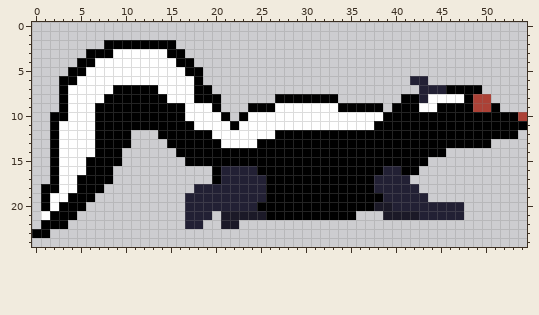
Pixel-art sprite: graphics/images/character/animals/skunk_running2.png. That is the earlier state.
The file is 55x25 pixels.
After the commit:
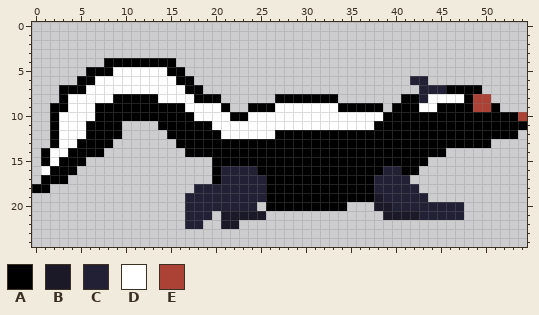
Palette (. is transparent): A #000000  B #1b1927  C #222034  D #ffffff  E #ac4136
Difference:
y 2: x 8..15 AAAAAAAA -> ........
y 3: x 6..16 AAADDDDDDAA -> ...........
y 4: x 5..17 AADDDDDDDDDAA -> ...AAAAAAAA..
y 5: x 4..8 AADDD -> ..AAA; x 15..18 DDAA -> AA..
y 6: x 3..6 AADD -> ..AA; x 16..18 DDA -> AA.
y 7: x 4..5 DD -> AA; x 9..13 AAAAA -> DDDDD; x 17 D -> A; x 19 A -> .
y 8: x 8 A -> D; x 14 A -> D
y 9: x 2 . -> A; x 20..21 A. -> DA
y 10: x 3 A -> D; x 17 D -> A; x 21..22 A. -> DA
y 11: x 6 D -> A; x 10..13 AAAA -> ....; x 18..19 DD -> AA; x 22 A -> D
y 12: x 6 D -> A; x 10 A -> .; x 14 A -> .; x 20 D -> A
y 13: x 5..6 DD -> AA; x 9..10 AA -> ..; x 15 A -> .; x 21..24 DDDD -> AAAA
y 14: x 1..2 .A -> AD; x 4..6 DDD -> AAA; x 8..9 AA -> ..; x 16 A -> .
y 15: x 1..9 .ADDDAAAA -> ADAAA....; x 17..19 AAA -> ...
y 16: x 1 . -> D; x 3..8 DDDAAA -> AA....
y 17: x 1 . -> A; x 3..8 DDAAAA -> A.....
y 18: x 0 . -> A; x 2..7 ADDAAA -> ......
y 19: x 1..6 ADDAAA -> ......; x 38 A -> B
y 20: x 1..5 ADAAA -> .....; x 25 A -> .; x 35..37 AAA -> ...
y 21: x 1..4 DAAA -> ....; x 26..35 AAAAAAAAAA -> ..........
y 22: x 1..3 AAA -> ...
y 23: x 0..1 AA -> ..
Where, in picture pixels (left, top, right, bottom), the same in both pictures:
changed: (32, 40, 257, 238)
changed: (257, 193, 383, 220)
